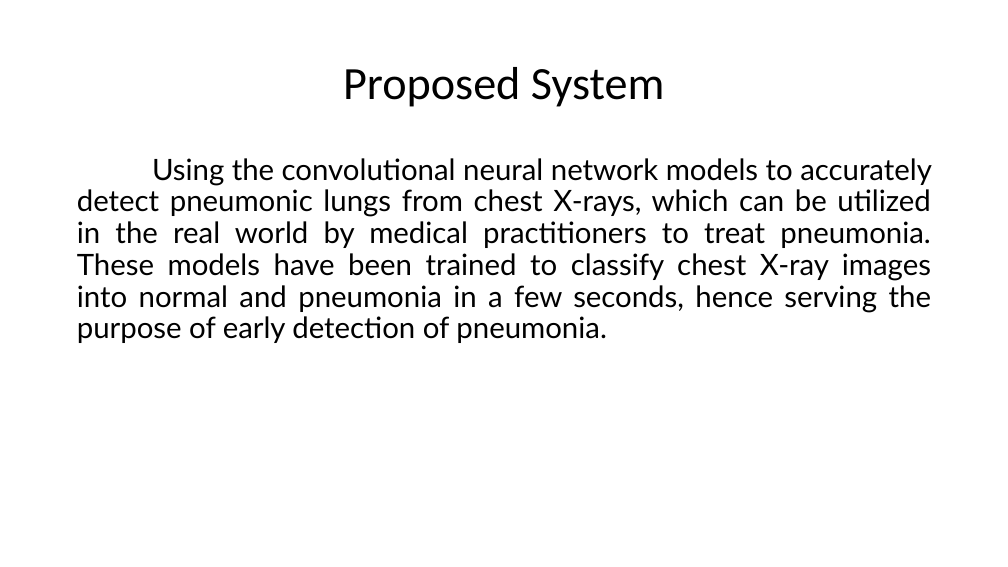
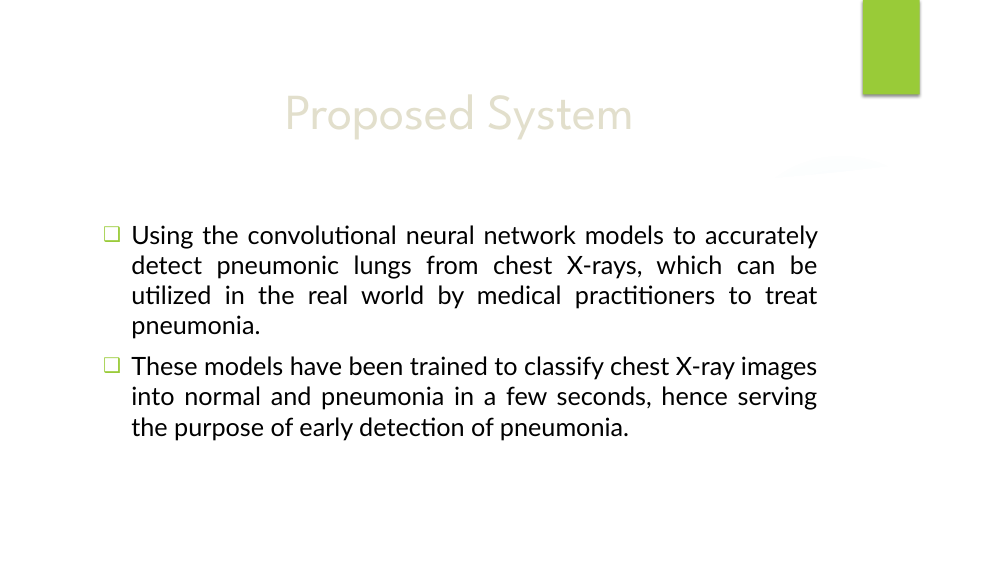
Before and after one commit to Meghac00/MiniProject, a slide deck: slide 4 of Pneumonia Detection using Deep Learning.pptm (slide 5 before the commit). Drawn at 1008x567 pixels with LibreOffice and Linux fonts; fonts in the diff are those of the drawing; background and template pictures are left out. Boxes give left, top, right and bottom in pixels: in the first picture for what was removed or moved away, otherwise in the second. Text is boxed around its words. In the diff, an @@ line names an element or a change of style, - is before the commit and + after.

```diff
--- a/Pneumonia Detection using Deep Learning.pptm
+++ b/Pneumonia Detection using Deep Learning.pptm
@@ group added at (0, 0, 1008, 567): 3 freeform shapes, 2 ellipses @@
@@ rectangle added at (863, 0, 920, 95), fill #99CB38 @@
@@ title "Proposed System": place and size @@
-title "Proposed System" at (343, 67, 665, 107)
+title "Proposed System" at (95, 80, 825, 138)
@@ title "Proposed System" at (95, 80, 825, 138): size 44 to 48 pt, font Calibri to League Spartan, text colour #000000 to #E2DFCC; line spacing 0.9 to 1 @@
@@ text at (131, 225, 818, 440): text changed; size 28 to 24 pt @@
-Using the convolutional neural network models to accurately detect pneumonic lungs from chest X-rays, which can be utilized in the real world by medical practitioners to treat pneumonia. These models have been trained to classify chest X-ray images into normal and pneumonia in a few seconds, hence serving the purpose of early detection of pneumonia.
+❑ Using the convolutional neural network models to accurately detect pneumonic lungs from chest X-rays, which can be utilized in the real world by medical practitioners to treat pneumonia.
+❑ These models have been trained to classify chest X-ray images into normal and pneumonia in a few seconds, hence serving the purpose of early detection of pneumonia.
```
Also in this commit, not shown: 9 other slides changed, 5 slides added, 1 slide removed, 2 other files.
